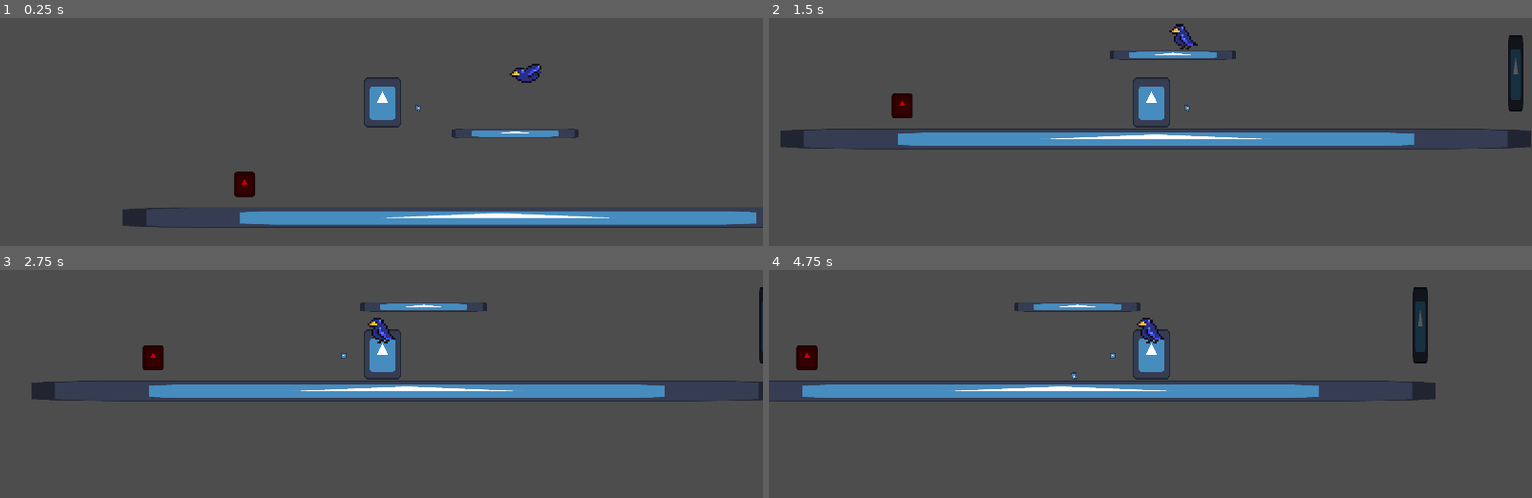
Above: before the commit, frames 1-4 (two rows, left to right).
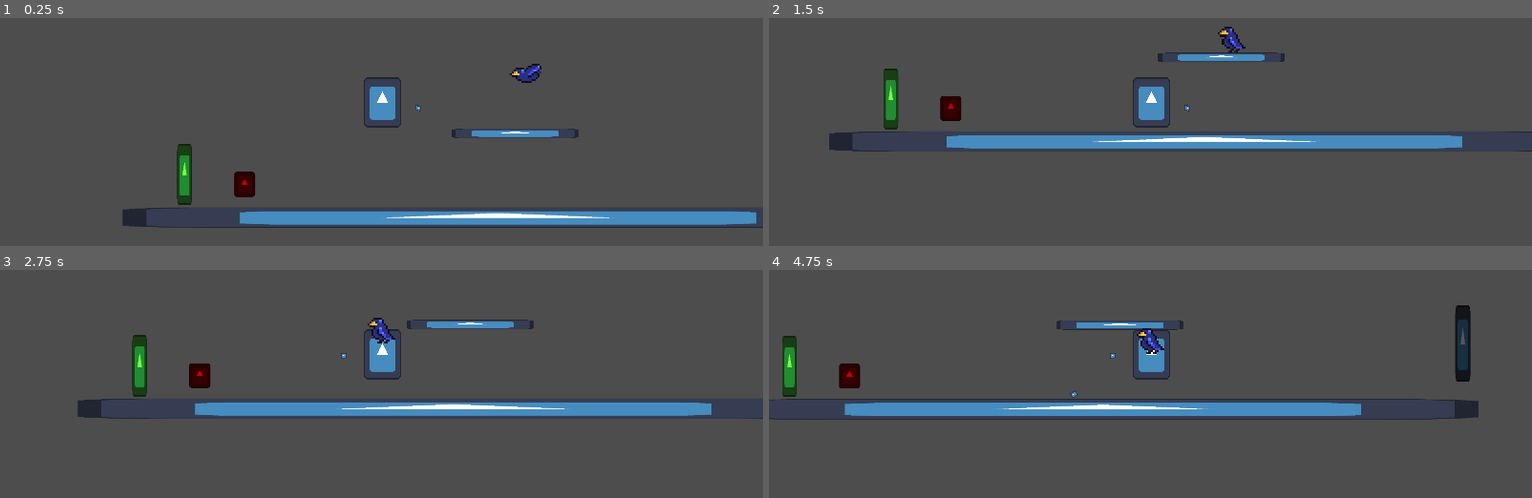
Above: after the commit, the same moments.

Repository: SikK19/AwayGame
Game: Godot game, scene res://Level/character_test_enviroment.tscn
The game is run twice, just before and just after one commit, with the same random seed, the same clock (stepped at 60 frames per second) and the same inputs. This scene is started directly instead of the project's main scene. The engine's default icon, where the game draws it, is replaced by a stand-in: a white triangle on a blue panel in a dark square.
Inputs (mouse positions are in pixels of both pictures, inside the frame that each line leads up to):
- Up to frame 1 (0.25 s): no input
- Up to frame 2 (1.5 s): move the mouse to (1318, 81) at 0.52 s; hold W (jump) 0.53-1.28 s; hold D (right) from 0.53 s (still down); move the mouse to (997, 122) at 1.27 s; tap F (ask_bird_to_fly) at 1.35 s
- Up to frame 3 (2.75 s): tap W (jump) at 1.52, 1.55, 1.82 s; move the mouse to (outside the picture) at 2.02 s; release D (right) at 2.03 s; hold A (left) from 2.03 s (still down); hold W (jump) from 2.03 s (still down); tap B (ask_bird_to_land) at 2.1 s
- Up to frame 4 (4.75 s): move the mouse to (1112, 441) at 2.77 s; release A (left) at 2.78 s; release W (jump) at 2.78 s; hold D (right) 2.78-4.28 s; click (1112, 441) at 2.85 s; tap W (jump) at 3.02, 3.05, 3.32, 4.52, 4.55 s; move the mouse to (1379, 418) at 3.52 s; hold W (jump) 3.53-4.28 s; tap E (interact) at 3.6 s; move the mouse to (921, 290) at 4.27 s; hold A (left) from 4.28 s (still down); tap Space (throw) at 4.35 s

The runs differ from the first frame. In frame 1, 0.5% of the frame differs, in the area x 23-26%, y 55-83%; in frame 2, 7.3%; in frame 3, 12%; in frame 4, 13%, in the area x 0-93%, y 7-66%.
Error before the commit: Invalid operands 'Array' and 'int' in operator '>'. (res://Characters/Human)
Error after the commit: Invalid call to function 'interact' in base 'Area2D (interactable.gd)'. Expected 1 arguments. (res://Characters/Human)

Commit message:
fixed arrors in climbing interaction

Diff:
--- a/Characters/Human Character/human character.gd
+++ b/Characters/Human Character/human character.gd
@@ -23,11 +23,11 @@
 		velocity.y += gravity * delta
 
 	# Handle jump.
-	if Input.is_action_just_pressed("jump"):
+	if Input.is_action_pressed("jump"):
 		#climb ladder if at ladder, jump otherwise
-		if $ladder_detector.get_overlapping_areas() > 0:
-			velocity.y = SPEED
-		if is_on_floor():
+		if $ladder_detector.get_overlapping_areas().size() > 0:
+			velocity.y = -SPEED
+		elif is_on_floor():
 			velocity.y = JUMP_VELOCITY
 
 	# Get the input direction and handle the movement/deceleration.
--- a/Characters/Human Character/human_character.tscn
+++ b/Characters/Human Character/human_character.tscn
@@ -96,6 +96,8 @@
 shape = SubResource("RectangleShape2D_rrut5")
 
 [node name="ladder_detector" type="Area2D" parent="."]
+collision_layer = 0
+collision_mask = 128
 
 [node name="CollisionShape2D" type="CollisionShape2D" parent="ladder_detector"]
 position = Vector2(1.5, 0.5)
--- a/Level/character_test_enviroment.tscn
+++ b/Level/character_test_enviroment.tscn
@@ -7,6 +7,7 @@
 [ext_resource type="PackedScene" uid="uid://cacncuw8chqd8" path="res://Characters/Bird/bird.tscn" id="4_t31tm"]
 [ext_resource type="PackedScene" uid="uid://ctilqc6y0uf8b" path="res://Objects/hatch.tscn" id="6_kum8n"]
 [ext_resource type="PackedScene" uid="uid://vg6yk2bkrf2y" path="res://Objects/window.tscn" id="7_tyeqv"]
+[ext_resource type="PackedScene" uid="uid://cya20r6rudmtu" path="res://Objects/ladder.tscn" id="8_fdqcp"]
 
 [sub_resource type="RectangleShape2D" id="RectangleShape2D_iarkt"]
 size = Vector2(1902, 57)
@@ -47,3 +48,6 @@
 
 [node name="window" parent="." instance=ExtResource("7_tyeqv")]
 position = Vector2(1641, 481)
+
+[node name="ladder" parent="." instance=ExtResource("8_fdqcp")]
+position = Vector2(-59, 442)
Not shown: 1 places in Level/character_test_enviroment.tscn that only renumber resources
